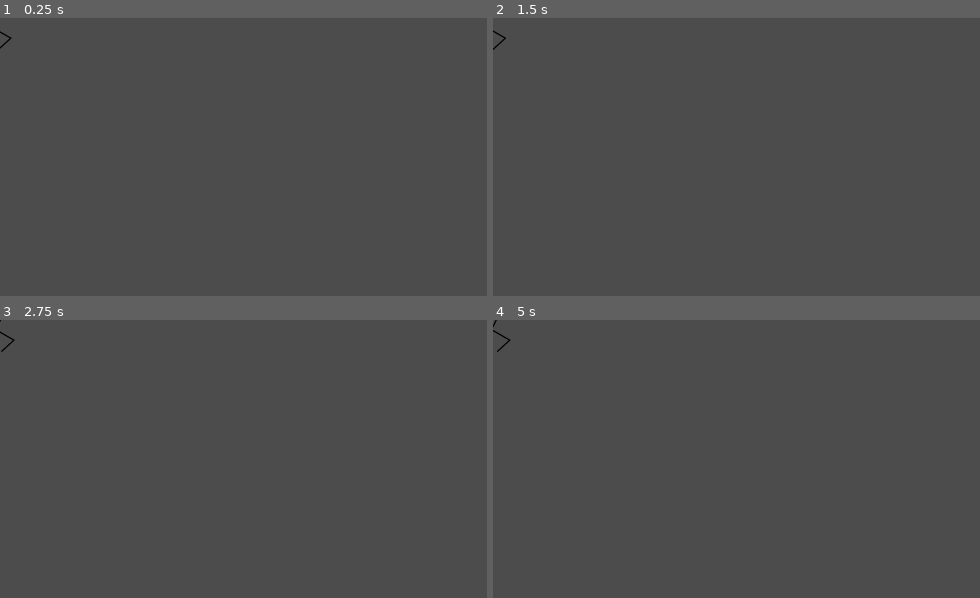
Above: before the commit, frames 1-4 (two rows, left to right).
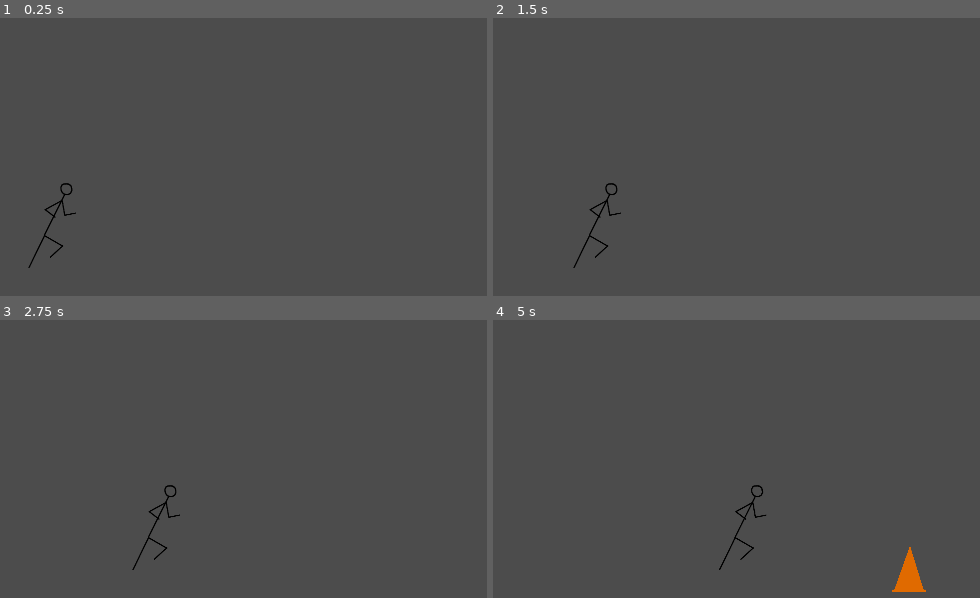
Above: after the commit, the same moments.

Repository: WindySilver/Overpass
Game: Godot game, scene res://Levels/Level1.tscn
Same seed, same stepped clock (60 frames per second), same inputs: the game is played once before the commit and once after it. Before the commit the project starts from res://Player/Player.tscn.
Inputs (mouse positions are in pixels of both pictures, inside the frame that each line leads up to):
- Up to frame 1 (0.25 s): no input
- Up to frame 2 (1.5 s): move the mouse to (outside the picture) at 0.52 s; press the mouse at (outside the picture) at 0.53 s; move the mouse to (731, 265) at 1.27 s; release the mouse at (731, 265) at 1.28 s; click (731, 265) at 1.35 s
- Up to frame 3 (2.75 s): move the mouse to (477, 445) at 2.02 s; press the mouse at (477, 445) at 2.03 s
- Up to frame 4 (5 s): move the mouse to (outside the picture) at 2.77 s; release the mouse at (outside the picture) at 2.78 s; click (outside the picture) at 2.85 s; move the mouse to (outside the picture) at 3.52 s; press the mouse at (outside the picture) at 3.53 s; move the mouse to (653, 478) at 4.27 s; release the mouse at (653, 478) at 4.28 s; click (653, 478) at 4.35 s

The runs differ from the first frame. In frame 1, 0.3% of the frame differs, in the area x 0-16%, y 4-90%; in frame 2, 0.3%; in frame 3, 0.3%; in frame 4, 0.8%, in the area x 0-89%, y 0-98%.

Commit message:
Add basis for obstacle and first level and timer functionality

Diff:
--- /dev/null
+++ b/Levels/Level1.gd
@@ -0,0 +1,40 @@
+extends Node
+
+export(PackedScene) var obstacle_scene
+
+# Declare member variables here. Examples:
+# var a = 2
+# var b = "text"
+
+
+# Called when the node enters the scene tree for the first time.
+func _ready():
+	new_game()
+
+
+# Called every frame. 'delta' is the elapsed time since the previous frame.
+#func _process(delta):
+#	pass
+
+func game_over():
+	$LevelTimer.stop()
+	$ObstacleTimer.stop()
+	print("Game over!")
+
+func new_game():
+	$Player.start($StartPosition.position)
+	$LevelTimer.start()
+	$ObstacleTimer.start()
+
+
+func _on_LevelTimer_timeout():
+	game_over()
+
+
+func _on_ObstacleTimer_timeout():
+	var obstacle = obstacle_scene.instance()
+
+	var obstacle_spawn_location = get_node("SpawnArea")
+	obstacle.position = obstacle_spawn_location.position
+
+	add_child(obstacle)
--- /dev/null
+++ b/Levels/Level1.tscn
@@ -0,0 +1,29 @@
+[gd_scene load_steps=4 format=2]
+
+[ext_resource path="res://Levels/Level1.gd" type="Script" id=1]
+[ext_resource path="res://Obstacles/Obstacle.tscn" type="PackedScene" id=2]
+[ext_resource path="res://Player/Player.tscn" type="PackedScene" id=3]
+
+[node name="Main" type="Node"]
+script = ExtResource( 1 )
+obstacle_scene = ExtResource( 2 )
+
+[node name="Player" parent="." instance=ExtResource( 3 )]
+speed = 1000
+velocity = Vector2( 100, 0 )
+
+[node name="StartPosition" type="Position2D" parent="."]
+position = Vector2( 100, 500 )
+
+[node name="ObstacleTimer" type="Timer" parent="."]
+wait_time = 5.0
+
+[node name="SpawnArea" type="Position2D" parent="."]
+position = Vector2( 1000, 600 )
+
+[node name="LevelTimer" type="Timer" parent="."]
+wait_time = 15.0
+one_shot = true
+
+[connection signal="timeout" from="ObstacleTimer" to="." method="_on_ObstacleTimer_timeout"]
+[connection signal="timeout" from="LevelTimer" to="." method="_on_LevelTimer_timeout"]
--- /dev/null
+++ b/Obstacles/Obstacle.gd
@@ -0,0 +1,16 @@
+extends RigidBody2D
+
+
+# Declare member variables here. Examples:
+# var a = 2
+# var b = "text"
+
+
+# Called when the node enters the scene tree for the first time.
+func _ready():
+	pass # Replace with function body.
+
+
+# Called every frame. 'delta' is the elapsed time since the previous frame.
+#func _process(delta):
+#	pass
--- /dev/null
+++ b/Obstacles/Obstacle.tscn
@@ -0,0 +1,19 @@
+[gd_scene load_steps=4 format=2]
+
+[ext_resource path="res://Assets/ObstablePlaceholder.png" type="Texture" id=1]
+[ext_resource path="res://Obstacles/Obstacle.gd" type="Script" id=2]
+
+[sub_resource type="RectangleShape2D" id=1]
+extents = Vector2( 161.5, 217.5 )
+
+[node name="RigidBody2D" type="RigidBody2D"]
+scale = Vector2( 0.25, 0.25 )
+mode = 1
+script = ExtResource( 2 )
+
+[node name="Sprite" type="Sprite" parent="."]
+texture = ExtResource( 1 )
+
+[node name="CollisionShape2D" type="CollisionShape2D" parent="."]
+position = Vector2( 0.5, 0.5 )
+shape = SubResource( 1 )
--- a/Player/Player.gd
+++ b/Player/Player.gd
@@ -1,9 +1,13 @@
 extends Area2D
+
 signal hit
 
 export var speed = 400 # How fast the player will move (pixels/sec).
 export var velocity = Vector2(1, 0)
+export var time_penalty = 2
+onready var timer = get_node("/root/Main/LevelTimer")
 var screen_size # Size of the game window.
+var already_hit = false # Whether or not player already hit the current obstacle
 
 func start(pos):
 	position = pos
@@ -26,5 +30,19 @@
 
 
 func _on_Player_body_entered(body):
-	emit_signal("hit")
-	$CollisionShape2D.set_deferred("disabled", true)
+	if(!already_hit):
+		emit_signal("hit")
+		already_hit = true
+
+
+func timer_down():
+	var time = timer.get_time_left() - time_penalty
+	timer.stop()
+	if (time <= 0):
+		time = 0.1
+	timer.set_wait_time(time)
+	timer.start()
+
+
+func _on_Player_body_exited(body):
+	already_hit = false
--- a/Player/Player.tscn
+++ b/Player/Player.tscn
@@ -32,3 +32,5 @@
 shape = SubResource( 2 )
 
 [connection signal="body_entered" from="." to="." method="_on_Player_body_entered"]
+[connection signal="body_exited" from="." to="." method="_on_Player_body_exited"]
+[connection signal="hit" from="." to="." method="timer_down"]
--- a/project.godot
+++ b/project.godot
@@ -11,7 +11,7 @@
 [application]
 
 config/name="Overpass"
-run/main_scene="res://Player/Player.tscn"
+run/main_scene="res://Levels/Level1.tscn"
 config/icon="res://icon.png"
 
 [display]
Binary file added: Assets/ObstablePlaceholder.png
Not shown, added: Assets/ObstablePlaceholder.png.import
Not shown, added: .directory
